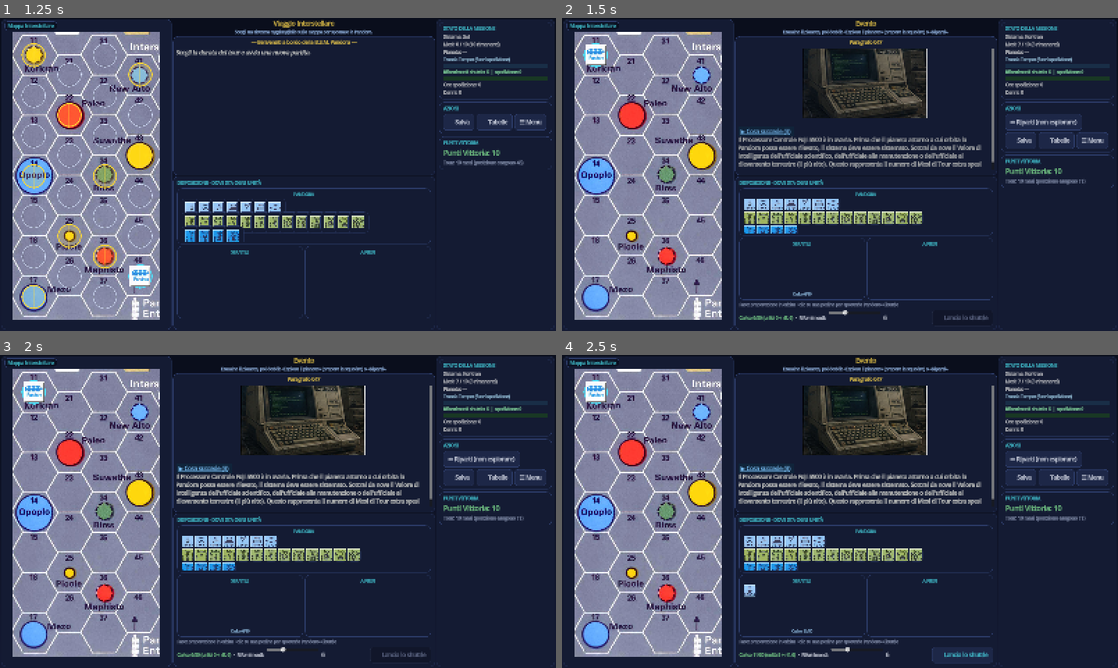
Above: before the commit, frames 1-4 (two rows, left to right).
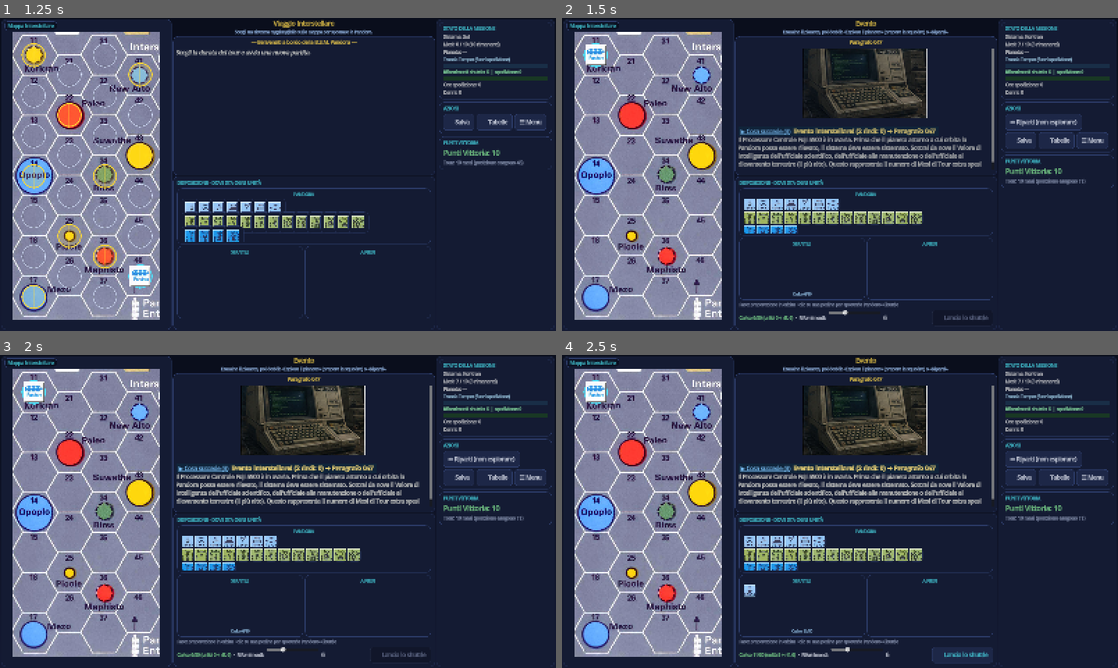
Above: after the commit, the same moments.

Repository: Tannoiser2/voyage-of-BSM-Pandora
Game: Godot game, scene res://scenes/Main.tscn
The game is run twice, just before and just after one commit, with the same random seed, the same clock (stepped at 60 frames per second) and the same inputs.
Inputs (mouse positions are in pixels of both pictures, inside the frame that each line leads up to):
- Up to frame 1 (1.25 s): click "10 Mesi" at 0.5 s
- Up to frame 2 (1.5 s): click (595, 55) at 1.25 s
- Up to frame 3 (2 s): no input
- Up to frame 4 (2.5 s): click (751, 542) at 2.02 s

Frame 1 is identical in both runs. In frame 2, 0.4% of the frame differs, in the area x 41-68%, y 35-38%; in frame 3, 0.4%; in frame 4, 0.4%.

Commit message:
«Cosa succede»: chiuso di default con ultima riga-esito sempre visibile
L'intestazione collassata mostra ora, accanto a «▶ Cosa succede (N)», l'ultima
riga di narrazione (l'esito dell'azione) in evidenza (giallo/grassetto), così il
risultato è palese senza dover espandere. L'espansione mostra narrazione + formule.

https://claude.ai/code/session_012Gt4tC4ohia4x7JiDWfcMn

Diff:
--- a/godot/scripts/GameScreen.gd
+++ b/godot/scripts/GameScreen.gd
@@ -2362,7 +2362,13 @@
 					bb += ("\n" if narr != "" else "") + "[color=#9fb8d6]%s[/color]" % formulas
 				bb += "  [/bgcolor]\n"
 			else:
-				bb += "[bgcolor=#10243a]  [url=trail_expand][color=#7fc7ff]▶ Cosa succede (%d)[/color][/url]  [/bgcolor]\n" % n
+				# Chiuso, ma con l'ULTIMA riga-esito sempre in chiaro accanto all'intestazione.
+				var src := narr if narr != "" else formulas
+				var lines := src.split("\n")
+				var last_line := lines[lines.size() - 1].strip_edges() if lines.size() > 0 else ""
+				if last_line.begins_with("•"):
+					last_line = last_line.substr(1).strip_edges()
+				bb += "[bgcolor=#10243a]  [url=trail_expand][color=#7fc7ff]▶ Cosa succede (%d)[/color][/url]  [color=#ffe27a][b]%s[/b][/color]  [/bgcolor]\n" % [n, last_line]
 		# In orbita i rimandi del paragrafo (opzioni d'atterraggio) non sono cliccabili:
 		# l'atterraggio si determina col tiro alla preparazione (5.4).
 		if GameState.is_orbit_decision():
